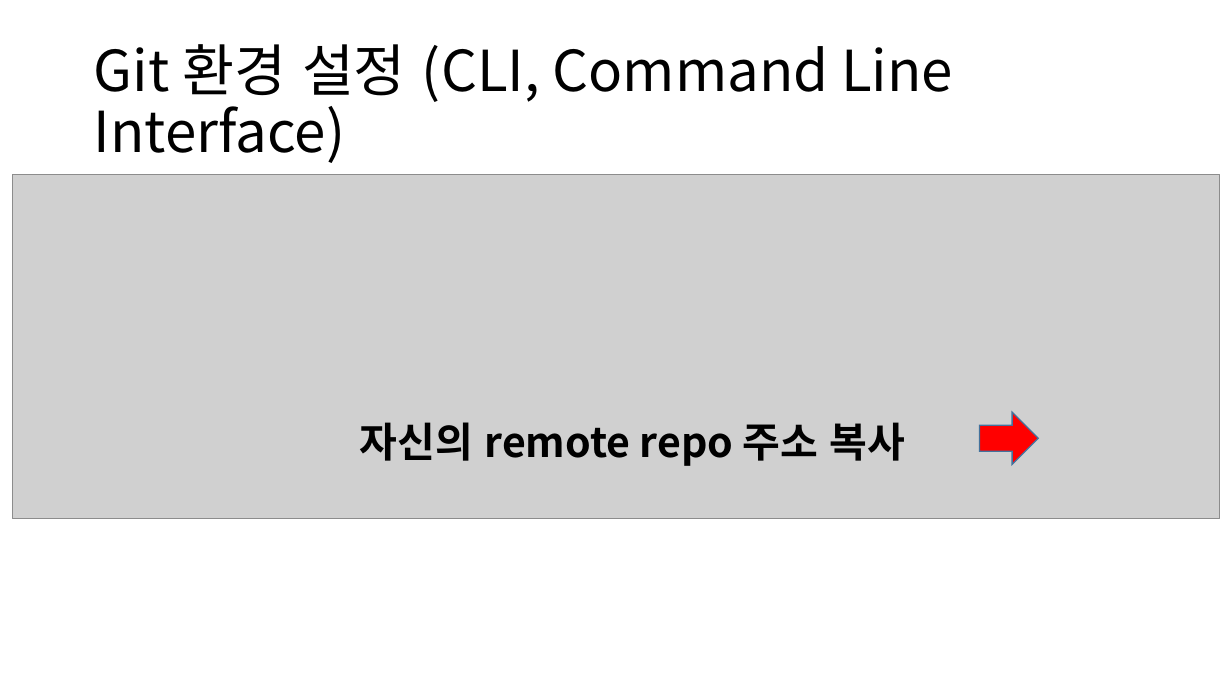
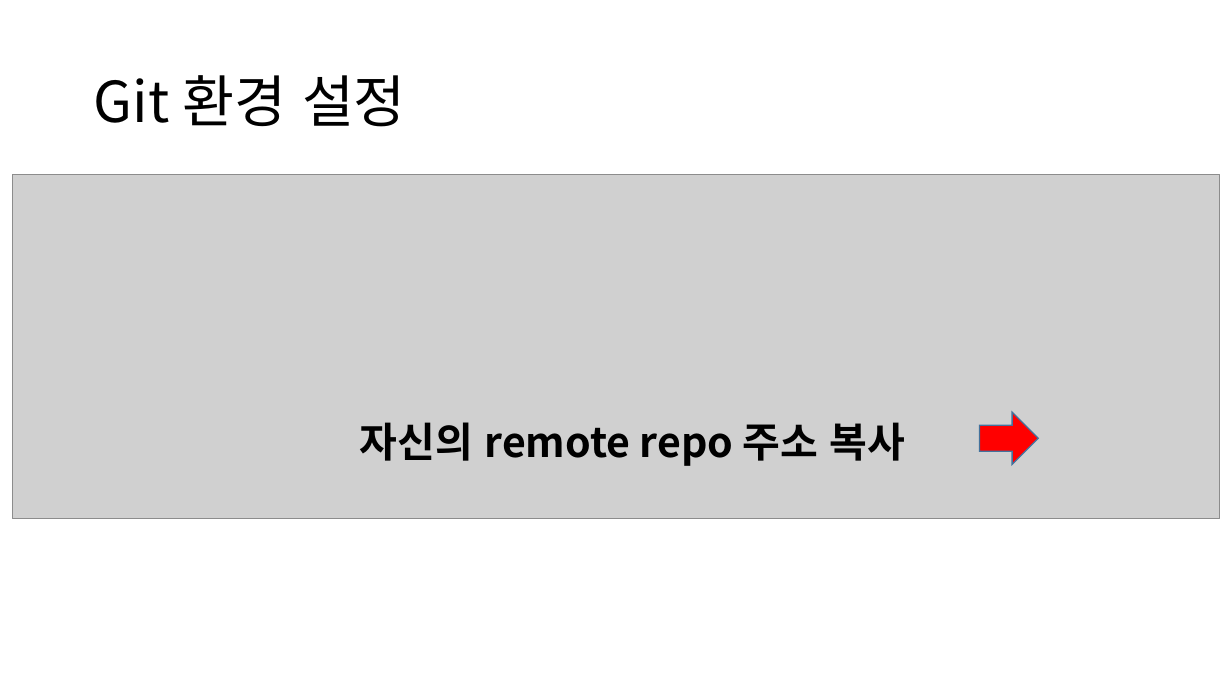
Before and after one commit to Bumizi/3-2, a slide deck: slide 10 of 게임소프트웨어공학/게임 소프트웨어 공학 (실습 3).pptx (slide 14 before the commit). Drawn at 1232x693 pixels with LibreOffice and Linux fonts; fonts in the diff are those of the drawing; grey boxes stand for pictures. Boxes give left, top, right and bottom in pixels: in the first picture for what was removed or moved away, otherwise in the second. Text is boxed around its words. In the diff, an @@ line names an element or a change of style, - is before the commit and + after.

```diff
--- a/게임소프트웨어공학/게임 소프트웨어 공학 (실습 3).pptx
+++ b/게임소프트웨어공학/게임 소프트웨어 공학 (실습 3).pptx
@@ title at (94, 75, 406, 127): text changed @@
-Git 환경 설정 (CLI, Command Line Interface)
+Git 환경 설정
```
Also in this commit, not shown: 3 other slides changed, 1 slide added, 2 slides removed, 3 other files.
